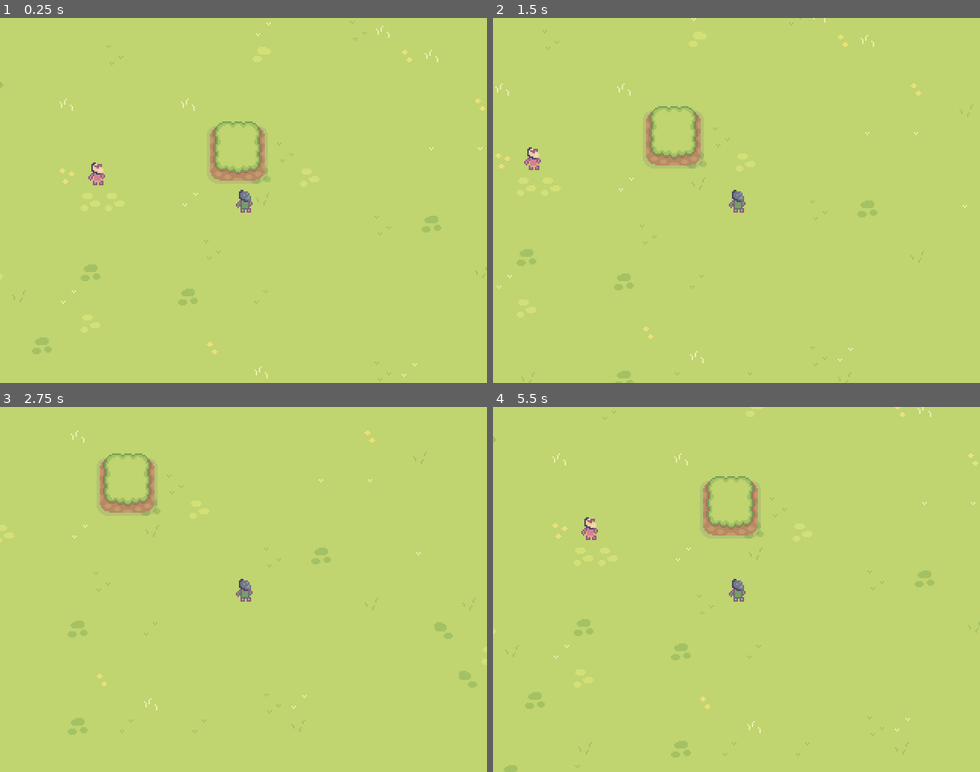
Above: before the commit, frames 1-4 (two rows, left to right).
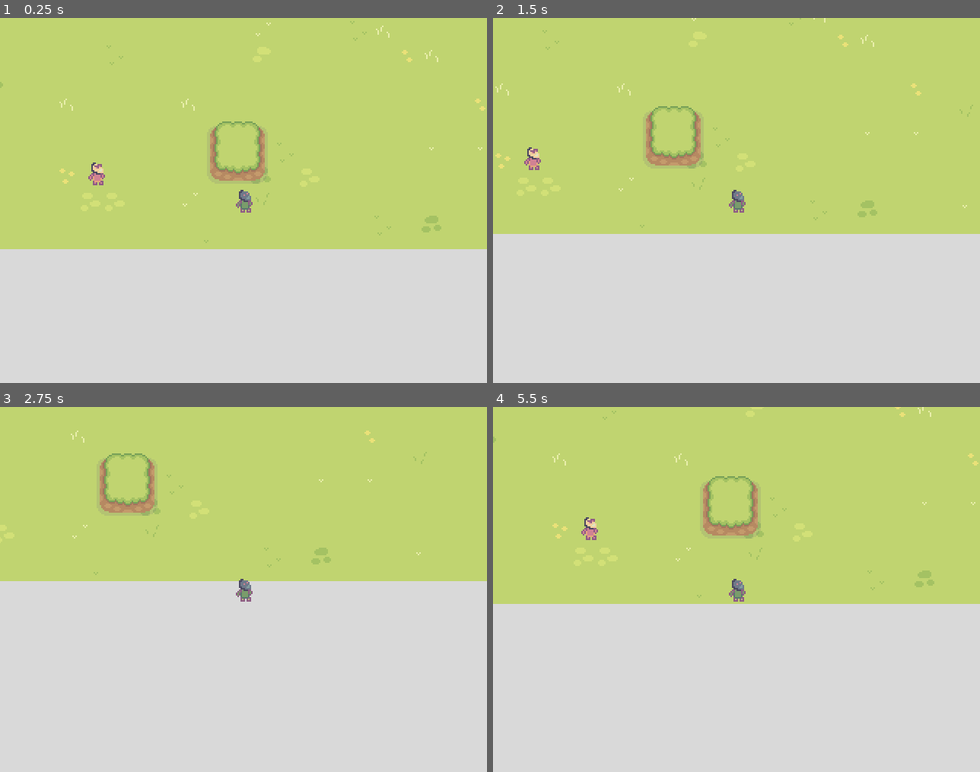
Above: after the commit, the same moments.

Repository: RainbowNova/Adventure-Game-Jam-2023
Game: Godot game, scene res://TestingArea.tscn
Same seed, same stepped clock (60 frames per second), same inputs: the game is played once before the commit and once after it.
Inputs:
- Up to frame 1 (0.25 s): no input
- Up to frame 2 (1.5 s): tap Enter at 0.5 s; hold Right (ui_right) 0.53-1.28 s; hold E (interact) 0.53-1.28 s; hold Down (ui_down) from 1.28 s (still down); tap E (interact) at 1.35 s
- Up to frame 3 (2.75 s): release Down (ui_down) at 2.03 s; hold Right (ui_right) from 2.03 s (still down); hold E (interact) from 2.03 s (still down)
- Up to frame 4 (5.5 s): release Right (ui_right) at 2.78 s; release E (interact) at 2.78 s; hold Up (ui_up) 2.78-3.53 s; tap E (interact) at 2.85, 4.35 s; hold E (interact) 3.53-4.28 s; hold Left (ui_left) 3.53-5.03 s; hold Down (ui_down) from 5.03 s (still down); hold E (interact) from 5.03 s (still down)

The runs differ from the first frame. In frame 1, 37% of the frame differs, in the area x 0-100%, y 63-100%; in frame 2, 41%; in frame 3, 52%, in the area x 0-100%, y 47-100%; in frame 4, 46%.

Commit message:
Latest commit

Diff:
--- a/Assets/Dialogue/Dialogue.gd
+++ b/Assets/Dialogue/Dialogue.gd
@@ -21,6 +21,7 @@
 
 func _process(delta):
 	if Input.is_action_just_pressed("interact"):
+		print("Hmmmm")
 		if finished:
 			next_phrase()
 		else:
--- a/Assets/InteractableComponent.tscn
+++ /dev/null
@@ -1,11 +0,0 @@
-[gd_scene load_steps=2 format=3 uid="uid://canb8tqck6d0p"]
-
-[ext_resource type="Script" path="res://Assets/InteractableComponent.gd" id="1_pbeda"]
-
-[node name="InteractableComponent" type="Area2D"]
-collision_layer = 128
-collision_mask = 129
-script = ExtResource("1_pbeda")
-
-[connection signal="body_entered" from="." to="." method="_on_body_entered"]
-[connection signal="body_exited" from="." to="." method="_on_body_exited"]
--- a/Assets/InteractableComponent/InteractableComponent.gd
+++ b/Assets/InteractableComponent/InteractableComponent.gd
@@ -1,15 +1,19 @@
 extends Area2D
 
 signal interacted
+@onready var player = get_node("/root/Entities/Player/Player")
 
 var can_interact : bool = false
 
+func _ready():
+	print(player)
 
 # When the player tries to interact and is able to, do the interaction.
 # TODO: Check if player is looking at the interactable using Raycase2D.
 func _input(event):
 	if event.is_action_pressed("interact") and can_interact:
 		emit_signal("interacted")
+		can_interact = false
 
 # If the player gets within interaction range, allow them to interact.
 func _on_body_entered(body):
--- a/Entities/NPC/NPC.gd
+++ b/Entities/NPC/NPC.gd
@@ -12,5 +12,5 @@
 
 func start_dialogue():
 	var dialogue = DIALOGUE.instantiate()
-	get_parent().add_child(dialogue)
+	add_child(dialogue)
 	dialogue.start_dialogue()
--- a/Entities/Player/Player.gd
+++ b/Entities/Player/Player.gd
@@ -1,5 +1,4 @@
 extends CharacterBody2D
-
 
 @export var movement_speed: int
 
--- a/TestingArea.tscn
+++ b/TestingArea.tscn
@@ -748,3 +748,33 @@
 
 [node name="NPC" parent="." instance=ExtResource("9_qao1o")]
 position = Vector2(203, 182)
+
+[node name="VBoxContainer" type="VBoxContainer" parent="."]
+offset_left = 127.0
+offset_top = 232.0
+offset_right = 555.0
+offset_bottom = 446.0
+
+[node name="ColorRect" type="ColorRect" parent="VBoxContainer"]
+layout_mode = 2
+size_flags_vertical = 3
+color = Color(0.85098, 0.85098, 0.85098, 1)
+
+[node name="NameLabel" type="RichTextLabel" parent="VBoxContainer/ColorRect"]
+layout_mode = 0
+offset_left = 81.0
+offset_top = 154.0
+offset_right = 174.0
+offset_bottom = 189.0
+bbcode_enabled = true
+
+[node name="DialogueLabel" type="RichTextLabel" parent="VBoxContainer/ColorRect"]
+layout_mode = 0
+offset_top = 37.0
+offset_right = 425.0
+offset_bottom = 213.0
+bbcode_enabled = true
+
+[node name="Indicator" type="Sprite2D" parent="VBoxContainer/ColorRect"]
+
+[node name="Portrait" type="Sprite2D" parent="VBoxContainer/ColorRect"]
